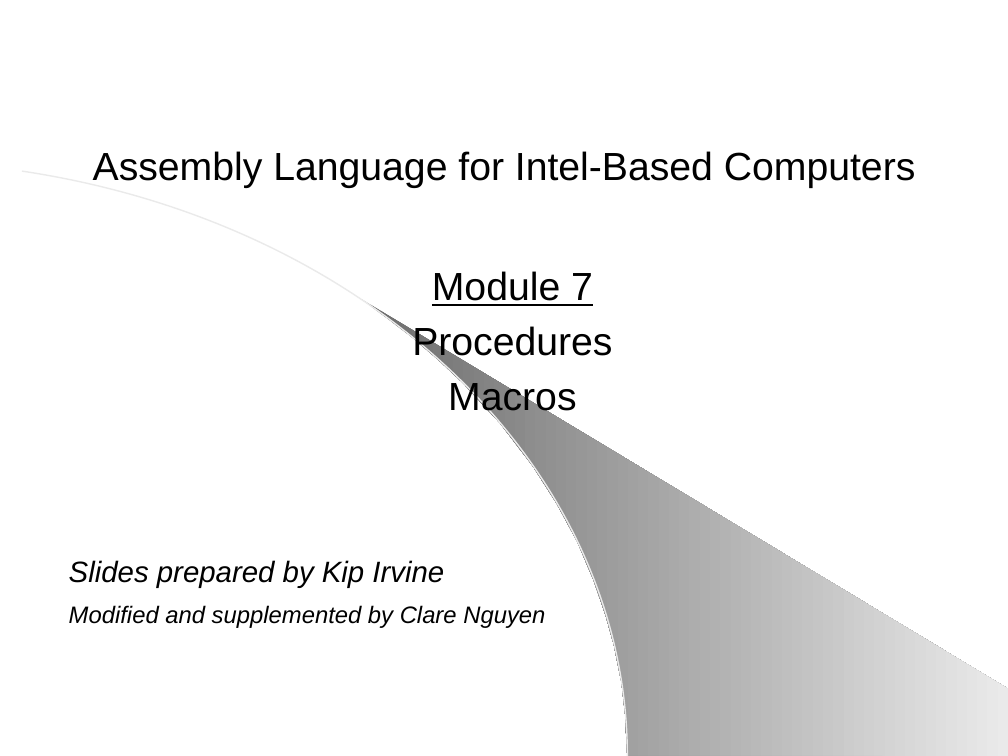
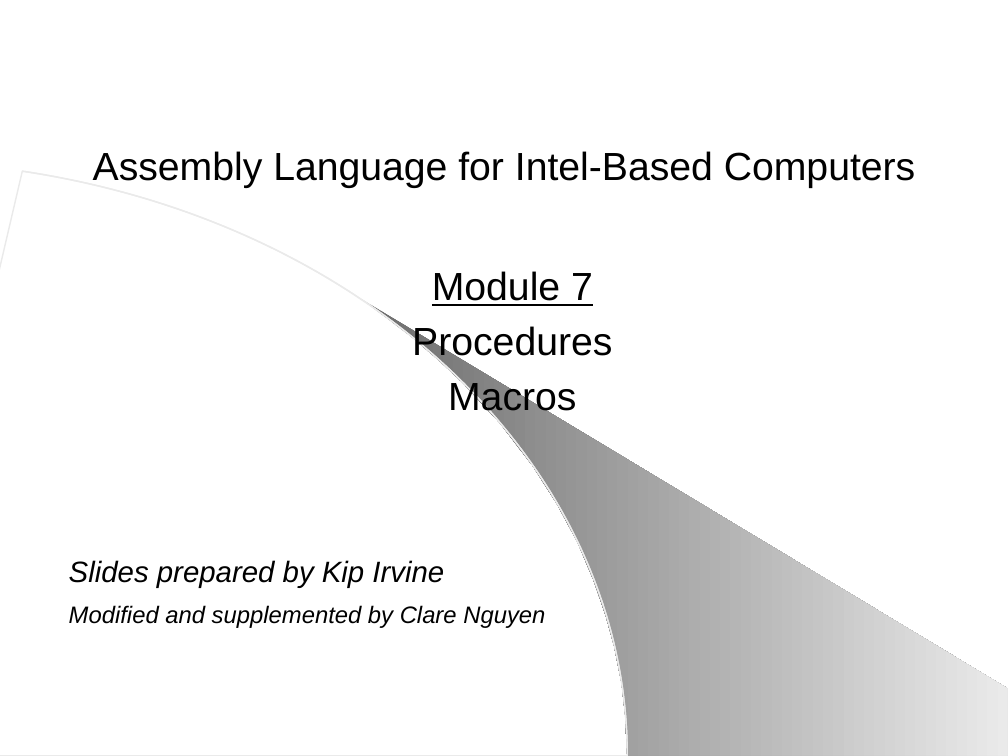
Before and after one commit to Wangstaboi/De-Anza-Files, a slide deck: slide 1 of CIS21JA/module_7/module7.pptx. Drawn at 1008x756 pixels with LibreOffice and Linux fonts; fonts in the diff are those of the drawing. Boxes give left, top, right and bottom in pixels: in the first picture for what was removed or moved away, otherwise in the second. Text is boxed around its words. In the diff, an @@ line names an element or a change of style, - is before the commit and + after.

```diff
--- a/CIS21JA/module_7/module7.pptx
+++ b/CIS21JA/module_7/module7.pptx
@@ freeform shape at [0,171,628,756]: outline redrawn @@
@@ freeform shape at [361,298,1008,756]: fill gradient #A7A7A7 to #EAEAEA to gradient #6C6C6C to #EAEAEA; outline redrawn @@
```
Also in this commit, not shown: 56 other slides changed, 1 other file.
